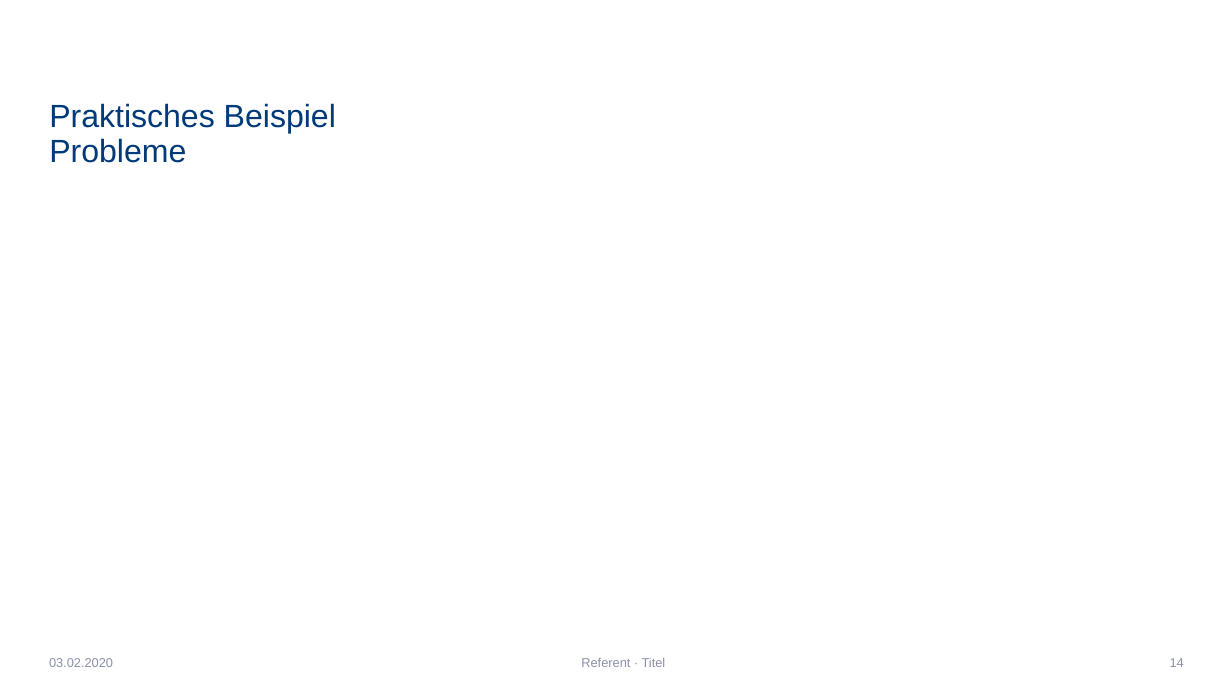
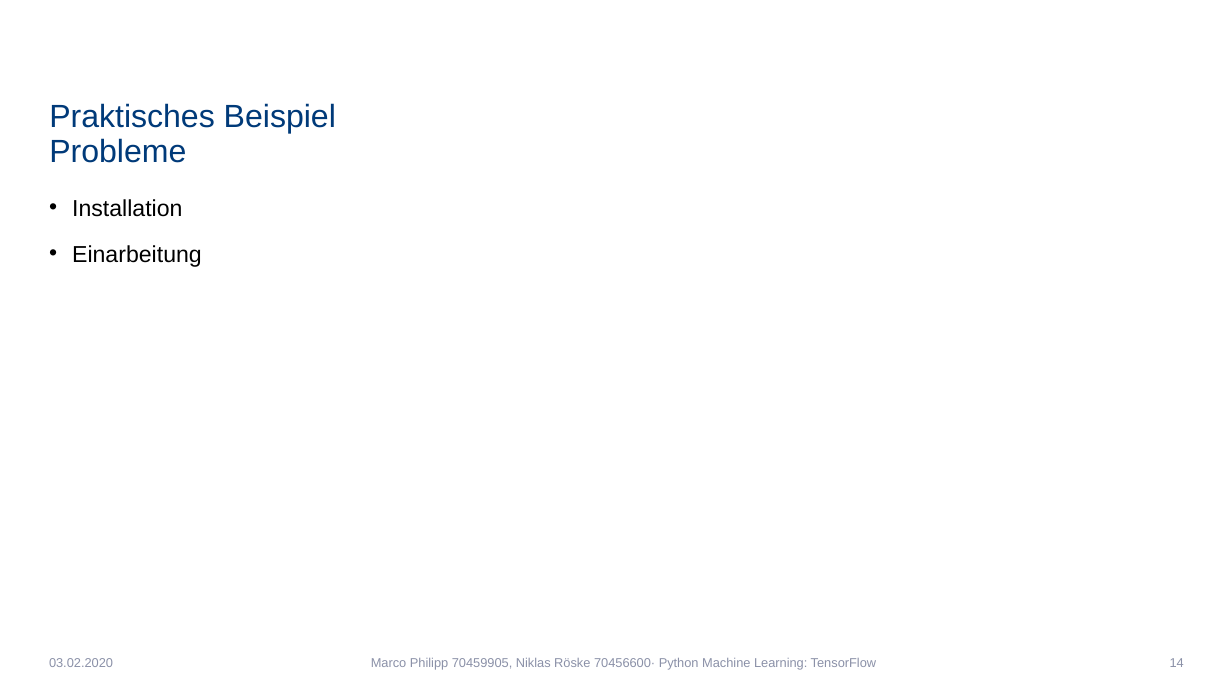
Before and after one commit to Niklas1997Git/Seminar, a slide deck: slide 14 of SeminarPräsentation.pptx. Drawn at 1232x693 pixels with LibreOffice and Linux fonts; fonts in the diff are those of the drawing; background and template pictures are left out. Boxes give left, top, right and bottom in pixels: in the first picture for what was removed or moved away, otherwise in the second. Text is boxed around its words. In the diff, an @@ line names an element or a change of style, - is before the commit and + after.

```diff
--- a/SeminarPräsentation.pptx
+++ b/SeminarPräsentation.pptx
@@ text added at (72,199,202,267), 18 pt, text #000000 @@
+• Installation
+• Einarbeitung
@@ text at (371,658,876,670): text changed @@
-Referent · Titel
+Marco Philipp 70459905, Niklas Röske 70456600· Python Machine Learning: TensorFlow
```
Also in this commit, not shown: 15 other slides changed, 1 slide removed.
